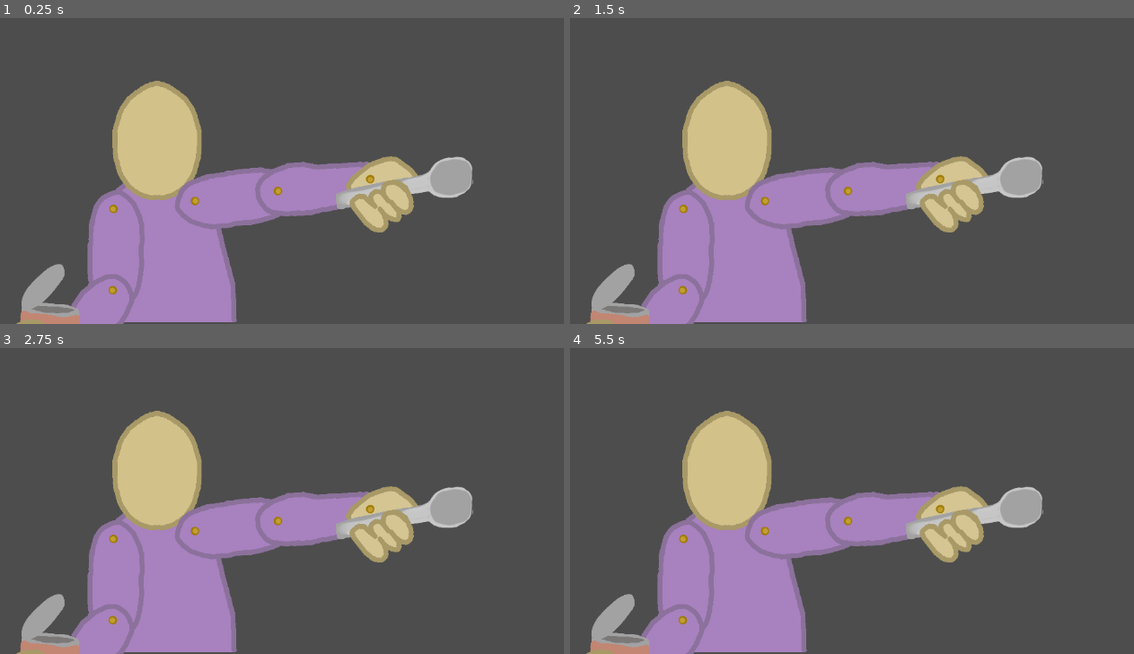
Above: before the commit, frames 1-4 (two rows, left to right).
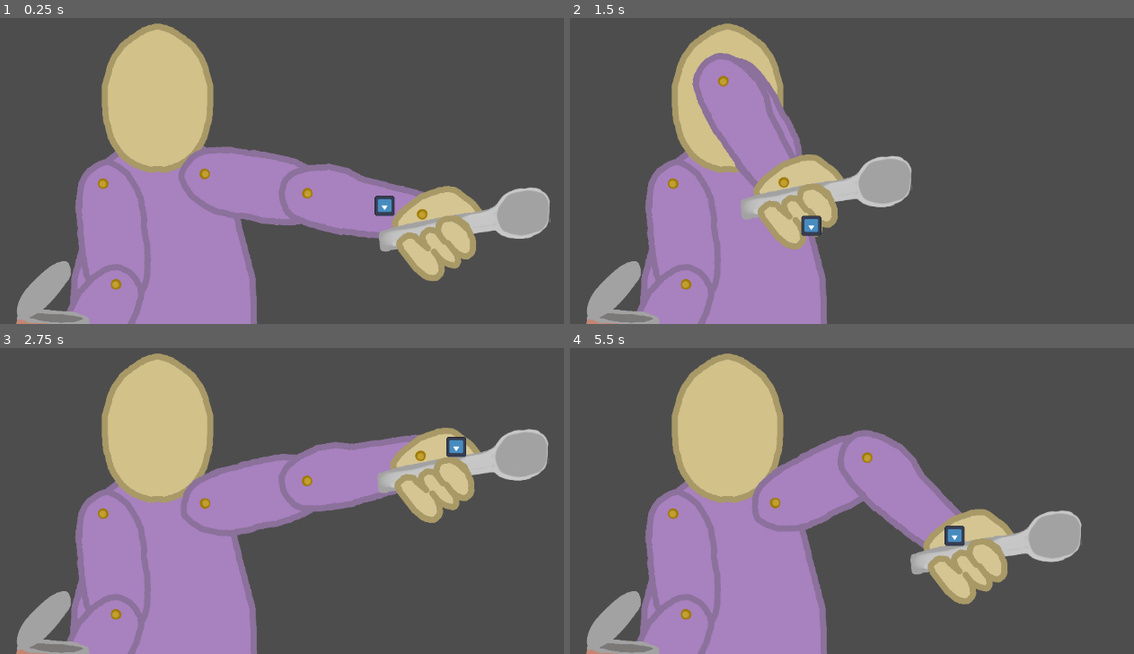
Above: after the commit, the same moments.

Repository: gmbare/project-beans
Game: Godot game, scene res://lib/scenes/bean_eater/bean_eater.tscn
The game is run twice, just before and just after one commit, with the same random seed, the same clock (stepped at 60 frames per second) and the same inputs. The project has no main scene, so this scene is started directly. The engine's default icon, where the game draws it, is replaced by a stand-in: a white triangle on a blue panel in a dark square.
Inputs (mouse positions are in pixels of both pictures, inside the frame that each line leads up to):
- Up to frame 1 (0.25 s): no input
- Up to frame 2 (1.5 s): tap Enter at 0.5 s; move the mouse to (930, 103) at 0.52 s; click (930, 103) at 0.6 s; right-click (930, 103) at 0.8 s; tap Space at 1.25 s; move the mouse to (632, 143) at 1.27 s; right-click (632, 143) at 1.35 s
- Up to frame 3 (2.75 s): click (62, 473) at 1.55 s; tap Enter at 2 s; move the mouse to (276, 363) at 2.02 s; click (276, 363) at 2.1 s; right-click (276, 363) at 2.3 s
- Up to frame 4 (5.5 s): move the mouse to (739, 531) at 2.77 s; right-click (739, 531) at 2.85 s; click (739, 531) at 3.05 s; move the mouse to (993, 513) at 3.52 s; click (993, 513) at 3.6 s; right-click (993, 513) at 3.8 s; tap Space at 4.25 s; move the mouse to (outside the picture) at 4.27 s; right-click (outside the picture) at 4.35 s; click (outside the picture) at 4.55 s; tap Enter at 5 s; move the mouse to (812, 452) at 5.02 s; click (812, 452) at 5.1 s; right-click (812, 452) at 5.3 s

The runs differ from the first frame. In frame 1, 23% of the frame differs, in the area x 2-98%, y 1-100%; in frame 2, 23%; in frame 3, 27%; in frame 4, 26%.

Commit message:
setting up arm controls

Diff:
--- /dev/null
+++ b/common/GameManager.gd
@@ -0,0 +1 @@
+extends Node
--- a/lib/scenes/bean_eater/bean_eater.tscn
+++ b/lib/scenes/bean_eater/bean_eater.tscn
@@ -13,6 +13,8 @@
 [ext_resource type="Texture2D" uid="uid://41v3baeymej6" path="res://assets/png/pd_palm_R.png" id="11_lf704"]
 [ext_resource type="Texture2D" uid="uid://ctqxgnmsf24q3" path="res://assets/png/bean_can.png" id="12_12qpl"]
 [ext_resource type="Texture2D" uid="uid://cfouyafbwhciu" path="res://assets/png/pd_fingers_R.png" id="13_i61gw"]
+[ext_resource type="Script" uid="uid://2ev0fhtnbhs5" path="res://lib/scenes/bean_eater/spoon_hand.gd" id="14_whoyo"]
+[ext_resource type="Texture2D" uid="uid://dcge07411gmx2" path="res://icon.svg" id="15_527i7"]
 
 [sub_resource type="SkeletonModification2DCCDIK" id="SkeletonModification2DCCDIK_n6o60"]
 target_nodepath = NodePath("../../../IK Targets/HandL Target")
@@ -75,8 +77,8 @@
 [node name="Node2D" type="Node2D" unique_id=1249512560]
 
 [node name="Character" type="Node2D" parent="." unique_id=986810984]
-position = Vector2(399, 399)
-scale = Vector2(0.2, 0.2)
+position = Vector2(375, 342)
+scale = Vector2(0.25, 0.25)
 
 [node name="Body" type="Node2D" parent="Character" unique_id=1039807538]
 
@@ -91,8 +93,8 @@
 
 [node name="PdUpperarmL" type="Sprite2D" parent="Character/Body" unique_id=302239752]
 position = Vector2(793.99927, 251.00073)
-rotation = 0.86174065
-scale = Vector2(0.99991363, 0.99991363)
+rotation = 0.5278822
+scale = Vector2(0.99989986, 0.99989986)
 texture = ExtResource("3_527i7")
 offset = Vector2(194, -297.99988)
 
@@ -103,9 +105,9 @@
 texture = ExtResource("4_8wi6g")
 
 [node name="PdLowerarmL" type="Sprite2D" parent="Character/Body" unique_id=1993984671]
-position = Vector2(1464.2786, 166.11475)
-rotation = 1.4950469
-scale = Vector2(0.99982846, 0.99982846)
+position = Vector2(1399.4421, -48.836548)
+rotation = 2.3655558
+scale = Vector2(0.9998065, 0.9998065)
 texture = ExtResource("5_jmvpn")
 offset = Vector2(49, -368)
 
@@ -116,9 +118,9 @@
 texture = ExtResource("4_8wi6g")
 
 [node name="PdPalmL" type="Sprite2D" parent="Character/Body" unique_id=1138188916]
-position = Vector2(2215.1062, 71.02832)
-rotation = 2.4767509
-scale = Vector2(0.99977064, 0.99977064)
+position = Vector2(1956, 464.00024)
+rotation = 2.486807
+scale = Vector2(0.9997408, 0.9997408)
 texture = ExtResource("6_o81b8")
 offset = Vector2(-29, -125)
 
@@ -139,8 +141,8 @@
 
 [node name="PdUpperarmR" type="Sprite2D" parent="Character/Body" unique_id=341518938]
 position = Vector2(159.00049, 322.0005)
-rotation = -1.0812805
-scale = Vector2(0.99994105, 0.99994105)
+rotation = -1.1641566
+scale = Vector2(0.99993646, 0.99993646)
 texture = ExtResource("9_7hdfd")
 offset = Vector2(-180, -276)
 
@@ -152,9 +154,9 @@
 offset = Vector2(2977.9478, 1229.6296)
 
 [node name="PdLowerarmR" type="Sprite2D" parent="Character/Body" unique_id=140790761]
-position = Vector2(-490.90613, 387.0503)
-rotation = 2.7224727
-scale = Vector2(0.99993944, 0.99993944)
+position = Vector2(-483.2904, 440.62756)
+rotation = 2.563541
+scale = Vector2(0.99993235, 0.99993235)
 texture = ExtResource("10_yp0jp")
 offset = Vector2(-9, -427)
 
@@ -166,9 +168,9 @@
 offset = Vector2(2977.9478, 1229.6296)
 
 [node name="PdPalmR" type="Sprite2D" parent="Character/Body" unique_id=1673080151]
-position = Vector2(-165.00012, 1180.0005)
-rotation = -0.039732307
-scale = Vector2(0.9998326, 0.9998326)
+position = Vector2(-36, 1172)
+rotation = -0.03973225
+scale = Vector2(0.9998234, 0.9998234)
 texture = ExtResource("11_lf704")
 offset = Vector2(46, -123)
 
@@ -265,12 +267,17 @@
 [node name="IK Targets" type="Node2D" parent="." unique_id=679822911]
 
 [node name="HandL Target" type="Node2D" parent="IK Targets" unique_id=326846079]
-position = Vector2(5155, -133)
+position = Vector2(864, 458)
 rotation = 3.1415927
+script = ExtResource("14_whoyo")
 
 [node name="LOOK_AT_MOUTH" type="Node2D" parent="IK Targets/HandL Target" unique_id=456699297]
 position = Vector2(-50000, 0)
 
+[node name="Icon" type="Sprite2D" parent="IK Targets/HandL Target" unique_id=1500601330]
+scale = Vector2(0.25, 0.25)
+texture = ExtResource("15_527i7")
+
 [node name="HandR Target" type="Node2D" parent="IK Targets" unique_id=1264930240]
 position = Vector2(366, 635)
 
--- a/lib/scenes/bean_eater/spoon_hand.gd
+++ b/lib/scenes/bean_eater/spoon_hand.gd
@@ -1 +1,36 @@
 extends Node2D
+
+enum orient {left, right}
+
+var curr_orientation : orient = orient.right
+var rotations : Dictionary = {
+	orient.left : 0.0,
+	orient.right : 180
+}
+
+var tween : Tween
+
+var win_size : Vector2
+var win_bounds : Vector2
+
+func _ready() -> void:
+	Input.mouse_mode = Input.MOUSE_MODE_CAPTURED
+	win_size = DisplayServer.window_get_size()
+	win_bounds.x = float(win_size.x / 2)
+	win_bounds.y = float(win_size.y / 2)
+
+func _input(event: InputEvent) -> void:
+	if event is InputEventMouseMotion and Input.mouse_mode == Input.MOUSE_MODE_CAPTURED:
+		position.x += event.relative.x
+		position.y += event.relative.y
+		position.x = clampf(position.x, 0 ,win_size.x)
+		position.y = clampf(position.y, 0 ,win_size.y)
+		print(position)
+	if event.is_action('left'):
+		if curr_orientation == orient.right:
+			rotation_degrees = rotations[orient.left]
+			curr_orientation = orient.left
+	elif event.is_action('right'):
+		if curr_orientation == orient.left:
+			rotation_degrees = rotations[orient.right]
+			curr_orientation = orient.right
--- a/project.godot
+++ b/project.godot
@@ -14,6 +14,19 @@
 config/features=PackedStringArray("4.6", "Forward Plus")
 config/icon="res://icon.svg"
 
+[input]
+
+left={
+"deadzone": 0.2,
+"events": [Object(InputEventMouseButton,"resource_local_to_scene":false,"resource_name":"","device":-1,"window_id":0,"alt_pressed":false,"shift_pressed":false,"ctrl_pressed":false,"meta_pressed":false,"button_mask":1,"position":Vector2(342, 25),"global_position":Vector2(351, 73),"factor":1.0,"button_index":1,"canceled":false,"pressed":true,"double_click":false,"script":null)
+]
+}
+right={
+"deadzone": 0.2,
+"events": [Object(InputEventMouseButton,"resource_local_to_scene":false,"resource_name":"","device":-1,"window_id":0,"alt_pressed":false,"shift_pressed":false,"ctrl_pressed":false,"meta_pressed":false,"button_mask":2,"position":Vector2(264, 15),"global_position":Vector2(273, 63),"factor":1.0,"button_index":2,"canceled":false,"pressed":true,"double_click":false,"script":null)
+]
+}
+
 [layer_names]
 
 2d_physics/layer_8="Bean"
Not shown, added: common/GameManager.gd.uid
